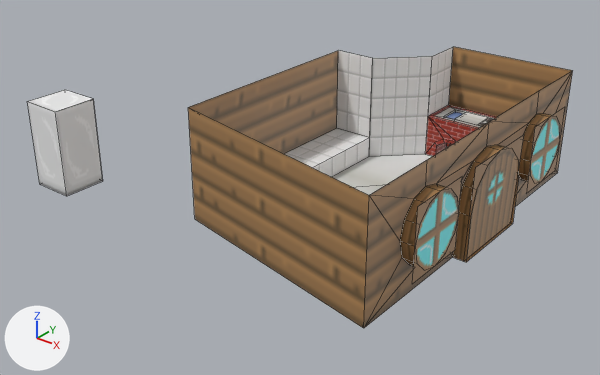
What one commit did to the Blender file assets/models/majas.blend.
Before and after are seen from a 50 mm camera at (6.4, -13.71, 9.24) aimed at (-4.1, -0.59, 1.1). Arrows for +X, +Y and +Z are at lower left; the lights stay in place. Mesh edges are drawn as thin lines.
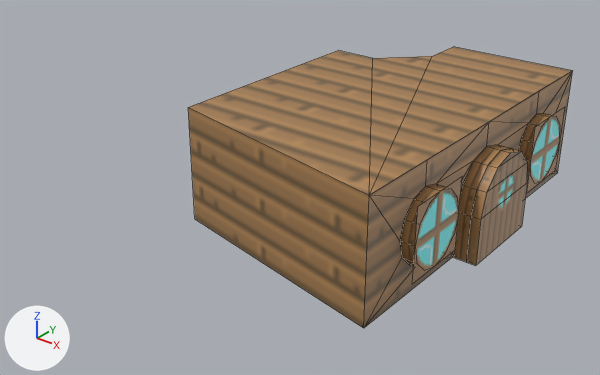
What differs and where, as boxes (x1, y1, x2, y2) in the pictures (600 x 375 px; the box of a moved part takes in the faces that stretch with it):
'Plane.002', reshaped (29% narrower)
    before: (27, 47, 573, 328)
    after: (188, 47, 573, 328)
'Plane.003', added (brown)
    after: (466, 149, 528, 266)
    faces in mat_detail_durvis (picture img_durvis_png): (476, 151, 528, 265)
    faces in mat_detail_delis (picture img_delis_png): (466, 149, 520, 266)
part 1 of me_plane_002, moved or reshaped (not visible afterwards)
    before: (27, 90, 103, 196)
part 2 of me_plane_002, deleted (brown)
    before: (467, 135, 524, 258)
part 3 of me_plane_002, shading changed
    before: (188, 47, 572, 206)
    after: (188, 108, 529, 198)
part 4 of me_plane_002, recoloured
    before: (466, 223, 513, 262)
part 5 of me_plane_002, recoloured
    before: (333, 154, 432, 195)

The change, as a list of edits to the scene's bpy script:
```text
Add img_delisgrida_png:
    img_delisgrida_png = load_image('delisgrida.png', '../../data/textures/floor/delisgrida.png', 8, 16, 'sRGB')
Add mat_floor_delisgrida:
    mat_floor_delisgrida = principled_material('floor/delisgrida')
    mat_floor_delisgrida.texture = img_delisgrida_png
Change me_plane_002:
    used by ob_plane_002; location = (0.0, 0.0, 0.0)
    remove me_plane_002.from_pydata(...)  # 212 vertices, 153 faces, 3 loose edges; spans x -9.0..0.3, y -4.0..4.0, z 1.0..3.5
    remove me_plane_002.materials.append(mat_detail_durvis)  # picture img_durvis_png
    add me_plane_002.from_pydata(...)  # 216 vertices, 161 faces, 3 loose edges; spans x -5.0..0.3, y -4.0..4.0, z 1.0..3.5
    me_plane_002 part 1: the loose piece of 26 vertices spanning x -9.0..-8.0, y -4.0..-3.0, z 1.0..3.0 is turned 30 degrees about the z axis through its middle, then moved by (7.77, 0.42, 0.0)
    me_plane_002 part 2: the loose piece of 4 vertices spanning x 0.25..0.3, y -1.0..1.0, z 1.0..3.0 is deleted
    me_plane_002 part 3: 77 kept faces spanning x -5.0..0.0, y -4.0..4.0, z 1.0..3.5 are now shaded smooth
    me_plane_002 part 4: 1 face spanning x 0.0..0.3, y -1.0..1.0, z 1.0 switches from mat_detail_delis (picture img_delis_png) to mat_floor_delisgrida (picture img_delisgrida_png)
    me_plane_002 part 5: 5 faces spanning x -5.0..0.0, y -4.0..4.0, z 1.0 switch from mat_detail_caurule (picture img_caurule_png) to mat_floor_delisgrida (picture img_delisgrida_png)
Add me_plane_003:
    me_plane_003.from_pydata(...)  # 18 vertices, 17 faces; spans x 0.3..0.5, y -1.0..1.0, z 1.0..3.0
    me_plane_003.polygons.foreach_set('use_smooth', [True] * 17)
    # faces by material slot: [8, 9]
    me_plane_003.materials.append(mat_detail_durvis)  # picture img_durvis_png
    me_plane_003.materials.append(mat_detail_delis)  # picture img_delis_png
Add ob_plane_003:
    ob_plane_003 = bpy.data.objects.new('Plane.003', me_plane_003)
    ob_plane_003.location = (0.0, 0.0, 0.0)
    _m = ob_plane_003.modifiers.new('EdgeSplit', 'EDGE_SPLIT')
    _m.use_edge_angle = False
```
